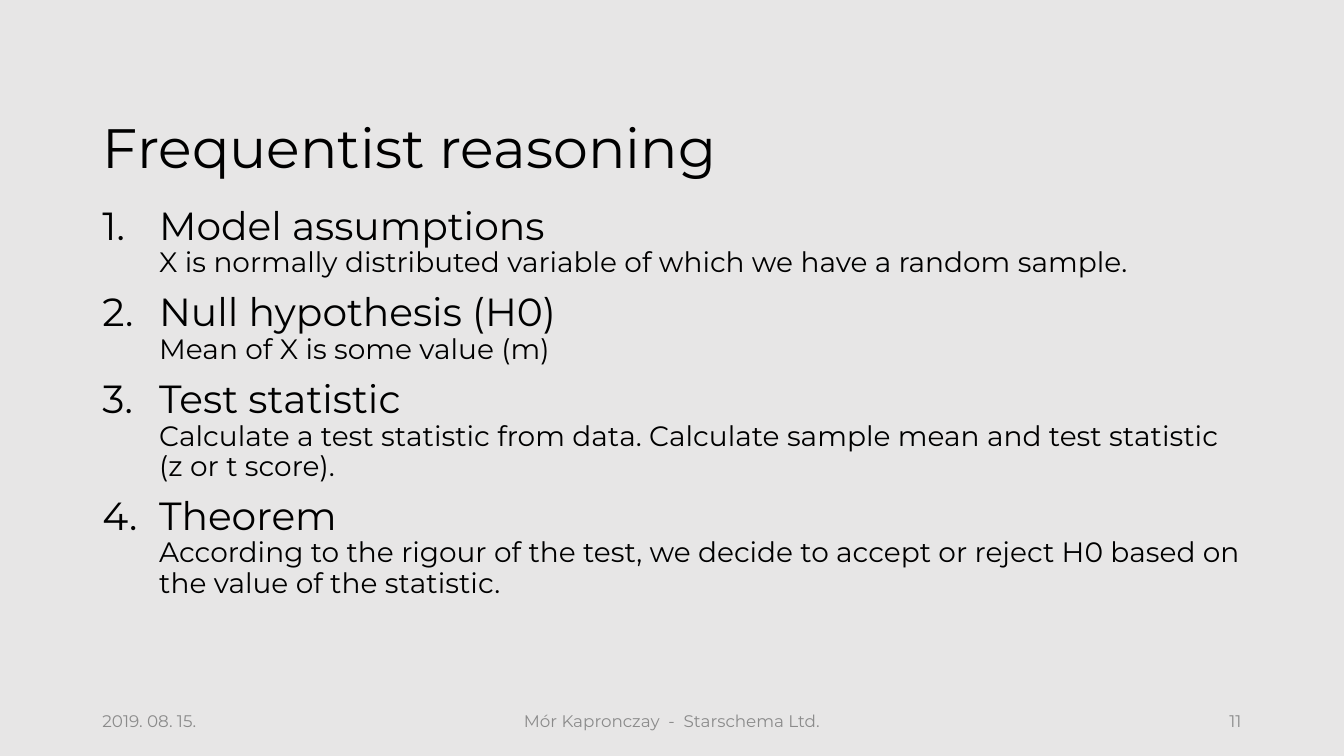
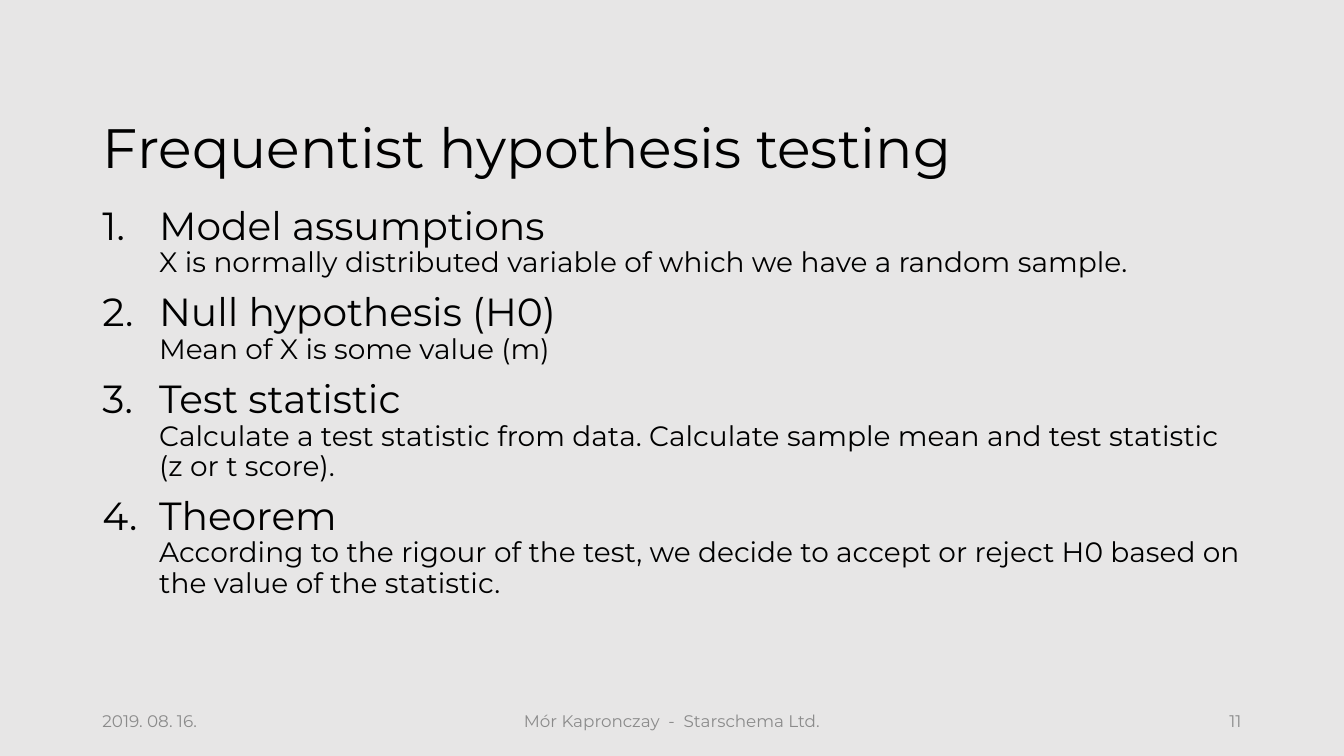
Before and after one commit to morkapronczay/cec2019, a slide deck: slide 11 of presentations/CEC2019-KM-Sess1.pptx. Drawn at 1344x756 pixels with LibreOffice and Linux fonts; fonts in the diff are those of the drawing; background and template pictures are left out. Boxes give left, top, right and bottom in pixels: in the first picture for what was removed or moved away, otherwise in the second. Text is boxed around its words. In the diff, an @@ line names an element or a change of style, - is before the commit and + after.

```diff
--- a/presentations/CEC2019-KM-Sess1.pptx
+++ b/presentations/CEC2019-KM-Sess1.pptx
@@ title at bbox=[102, 127, 951, 179]: text changed @@
-Frequentist reasoning
+Frequentist hypothesis testing
@@ text at bbox=[102, 715, 197, 727]: text changed @@
-2019. 08. 15.
+2019. 08. 16.
```
Also in this commit, not shown: 18 other slides changed.
